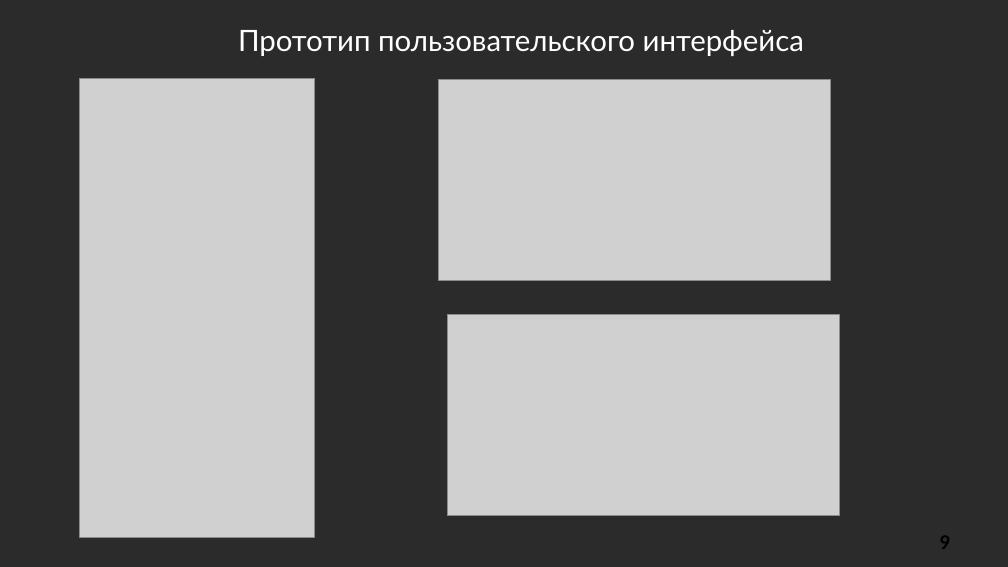
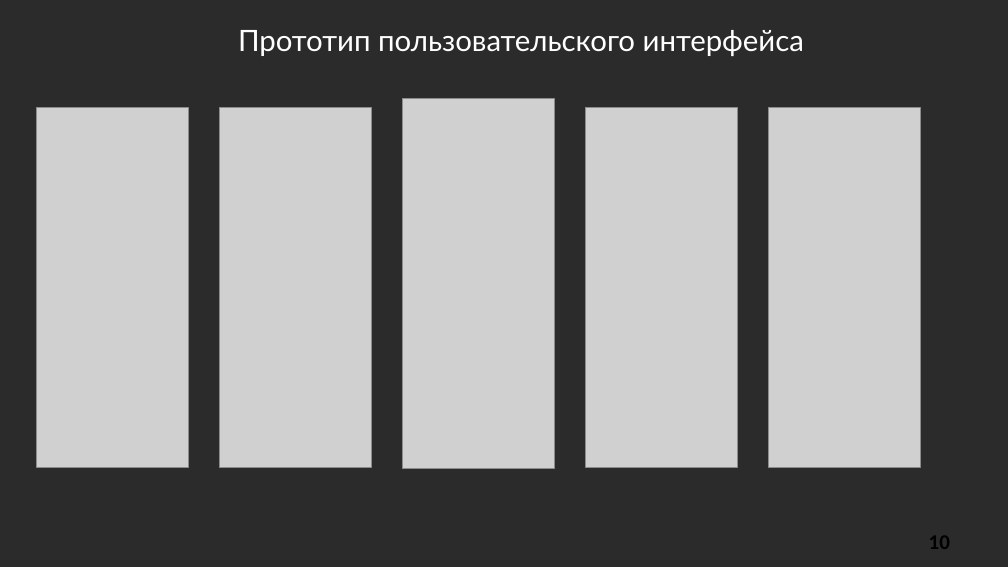
Before and after one commit to SonicRun/DiplomMaga, a slide deck: slide 10 of Mavlyutov_V_D презентация.pptx (slide 9 before the commit). Drawn at 1008x567 pixels with LibreOffice and Linux fonts; fonts in the diff are those of the drawing; grey boxes stand for pictures; background and template pictures are left out; a plain dark background stands for a picture behind light text. Boxes give left, top, right and bottom in pixels: in the first picture for what was removed or moved away, otherwise in the second. Text is boxed around its words. In the diff, an @@ line names an element or a change of style, - is before the commit and + after.

```diff
--- a/Mavlyutov_V_D презентация.pptx
+++ b/Mavlyutov_V_D презентация.pptx
@@ picture removed at box(79, 78, 315, 537) @@
@@ picture removed at box(439, 79, 830, 281) @@
@@ picture added at box(37, 107, 188, 467) @@
@@ picture added at box(220, 107, 371, 467) @@
@@ picture added at box(403, 98, 554, 469) @@
@@ picture added at box(586, 107, 737, 467) @@
@@ picture added at box(769, 107, 920, 467) @@
@@ picture removed at box(448, 315, 839, 516) @@
@@ page number at box(929, 536, 950, 549): text changed @@
-9
+10
```
Also in this commit, not shown: 2 other slides changed, 1 slide added, 3 other files.
